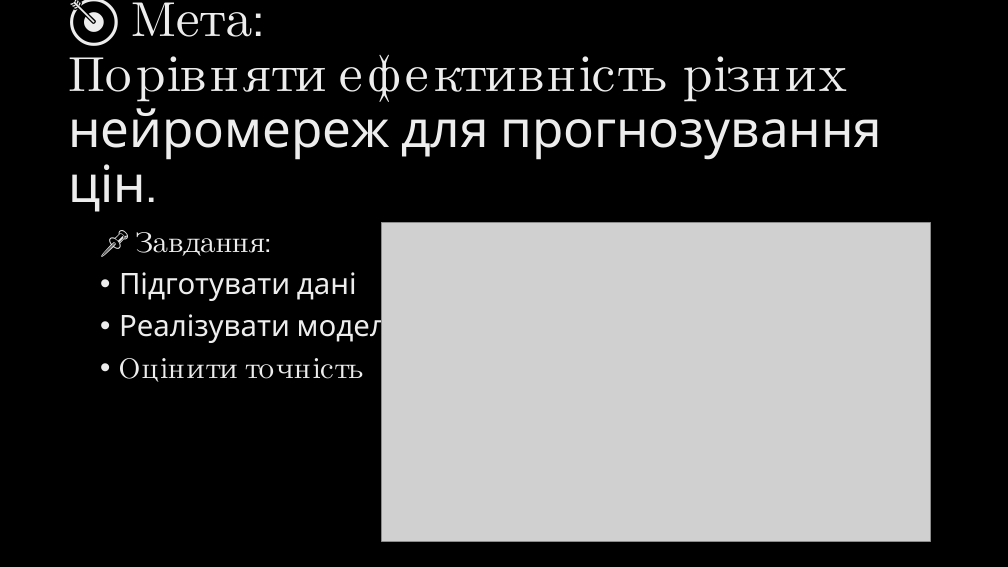
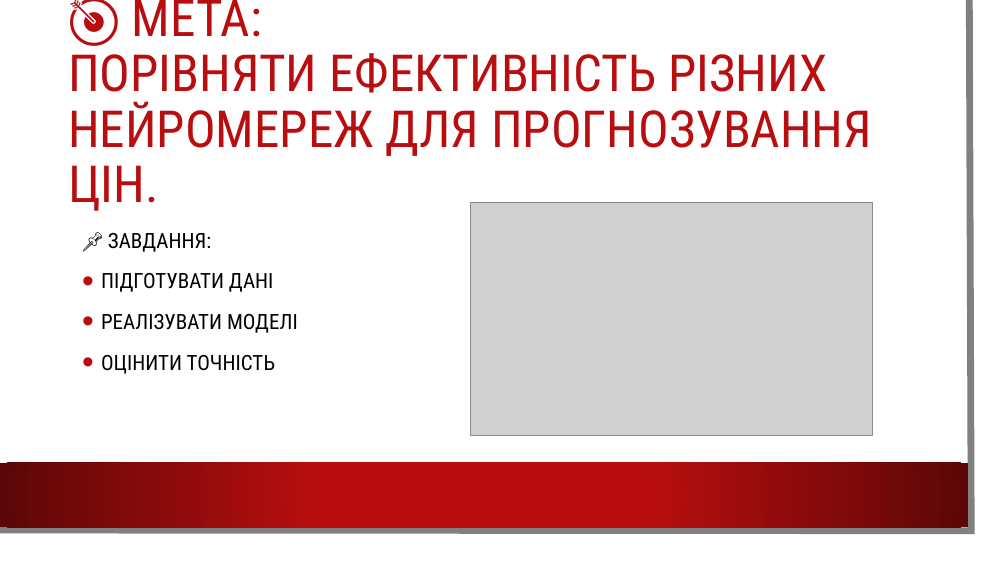
Before and after one commit to ParaskaBohdan/Diplom, a slide deck: slide 2 of Презентація.pptx. Drawn at 1008x567 pixels with LibreOffice and Linux fonts; fonts in the diff are those of the drawing; grey boxes stand for pictures; background and template pictures are left out. Boxes give left, top, right and bottom in pixels: in the first picture for what was removed or moved away, otherwise in the second. Text is boxed around its words. In the diff, an @@ line names an element or a change of style, - is before the commit and + after.

```diff
--- a/Презентація.pptx
+++ b/Презентація.pptx
@@ rectangle added at [0,0,991,550], fill #FFFFFF @@
@@ freeform shape added at [0,0,972,531], outline #808080 6.5 pt @@
@@ title at [68,0,872,211]: text changed; font Cabin to Roboto Condensed; text colour gradient #BFBFBF to #EDEDED to #FFFFFF to #B80E0F @@
-🎯 Мета:
-Порівняти ефективність різних нейромереж для прогнозування цін.
+🎯 МЕТА:
+ПОРІВНЯТИ ЕФЕКТИВНІСТЬ РІЗНИХ НЕЙРОМЕРЕЖ ДЛЯ ПРОГНОЗУВАННЯ ЦІН.
@@ text "📌 ЗАВДАННЯ:" at [101,233,298,374]: vertical alignment top to middle @@
@@ picture: place and size @@
-picture at [382,223,930,541]
+picture at [470,203,873,436]
@@ text at [101,233,298,374]: text changed; size 28 to 20 pt; font Cabin to Roboto Condensed; text colour gradient #BFBFBF to #EDEDED to #FFFFFF to #000000 @@
-📌 Завдання:
-• Підготувати дані
-• Реалізувати моделі
-• Оцінити точність
+📌 ЗАВДАННЯ:
+• ПІДГОТУВАТИ ДАНІ
+• РЕАЛІЗУВАТИ МОДЕЛІ
+• ОЦІНИТИ ТОЧНІСТЬ
@@ rectangle added at [0,463,968,527], fill gradient #B80E0F to #5C0707 @@
```
Also in this commit, not shown: 3 other slides changed, 4 slides added, 3 slides removed, 32 other files.
